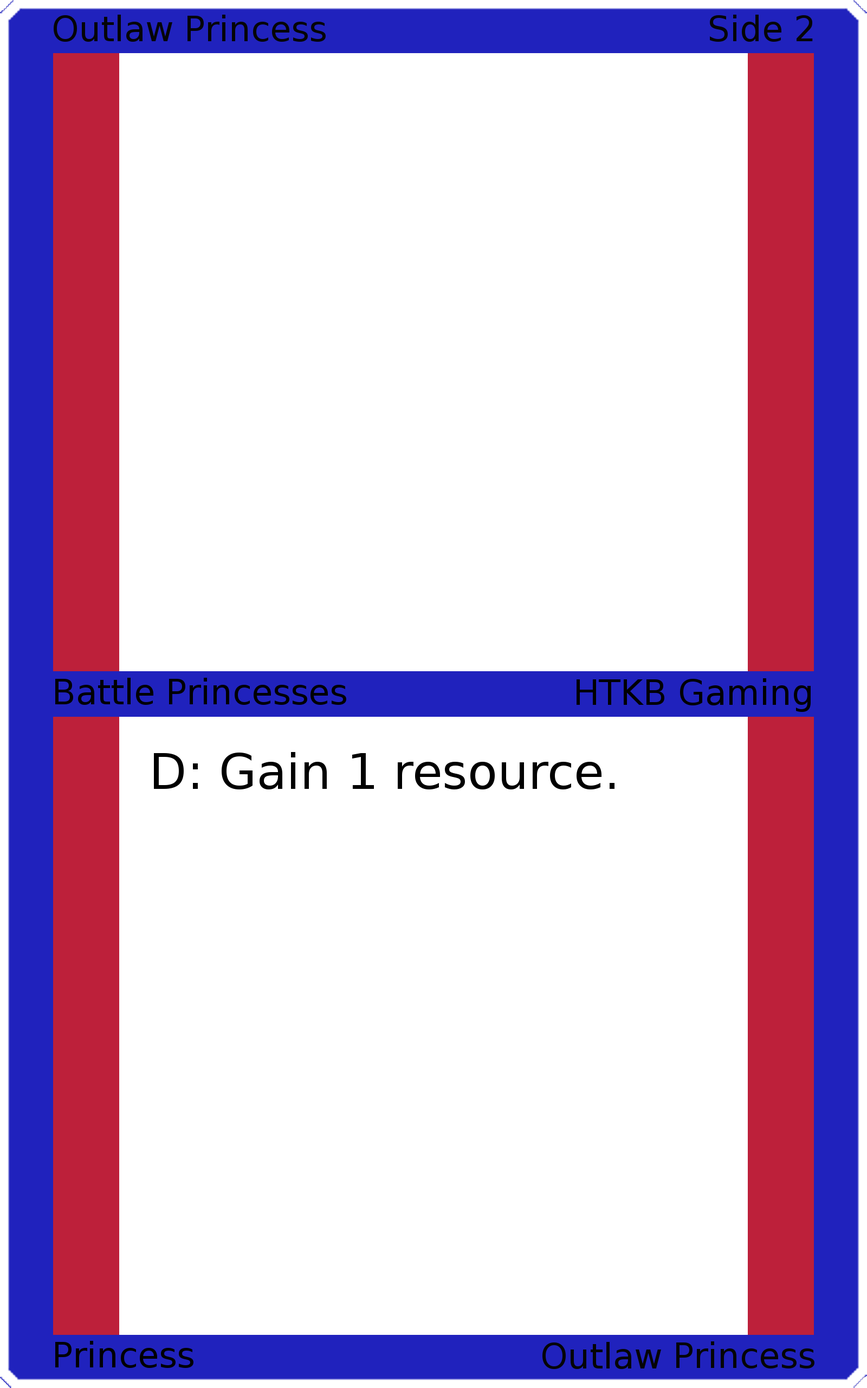
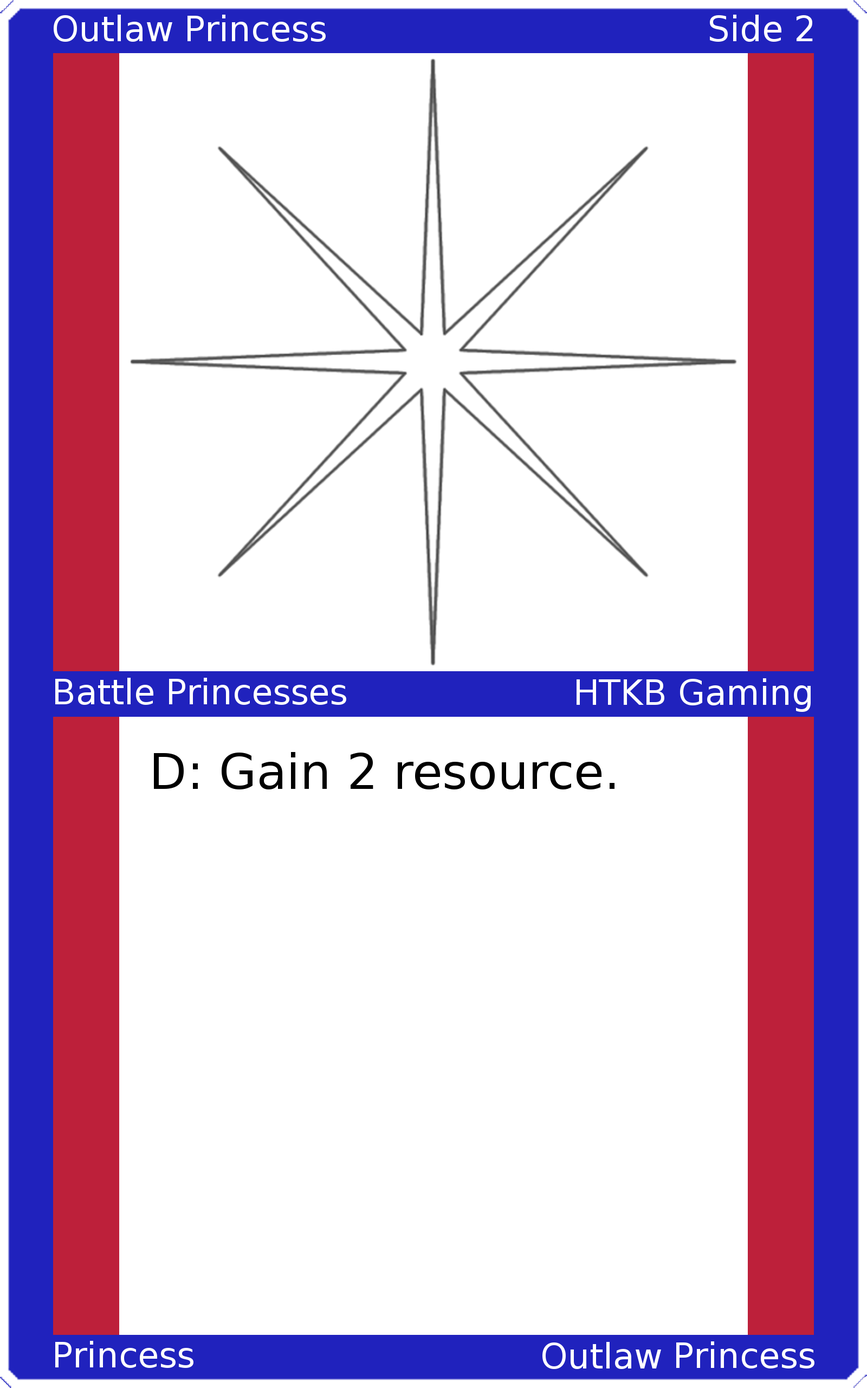
Two versions of the same layered image (867 x 1388). Layer-by-layer changes:
painted on "Upper Left" over (53, 14, 326, 42)
painted on "Upper Right" over (710, 14, 814, 42)
painted on "Mid Left" over (55, 677, 347, 705)
painted on "Mid Right" over (576, 678, 811, 712)
painted on "Card Text" over (350, 752, 374, 789)
painted on "Bottom Left" over (55, 1340, 194, 1368)
painted on "Bottom Right" over (542, 1340, 815, 1369)
added layer "Art" above "Top Background" over (129, 57, 738, 666)
